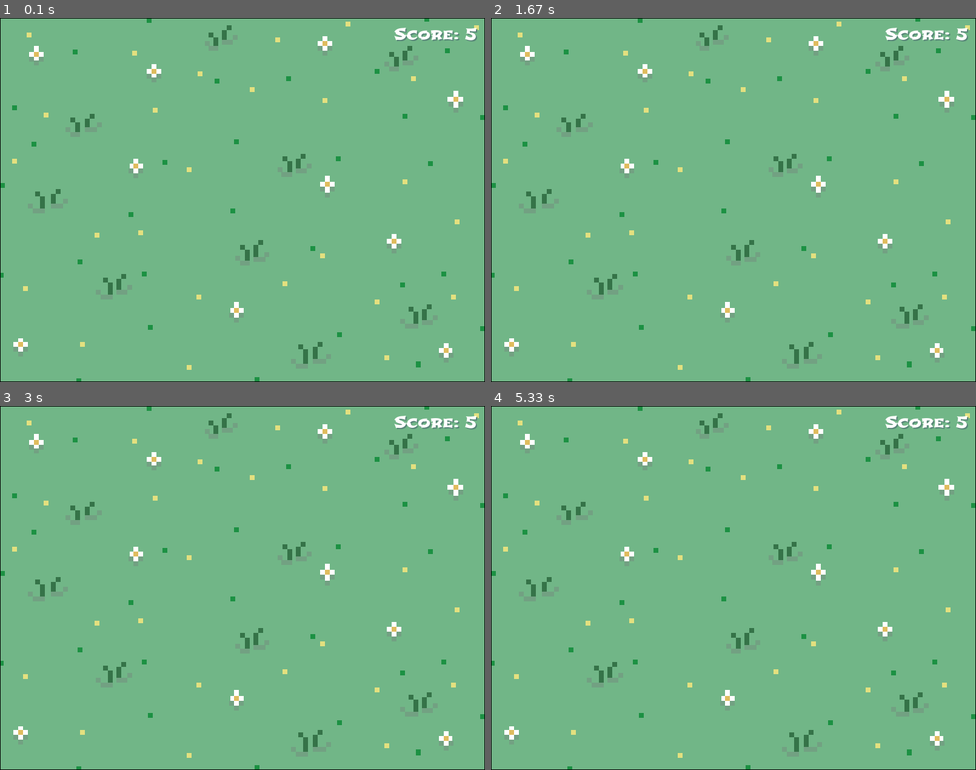
Above: before the commit, frames 1-4 (two rows, left to right).
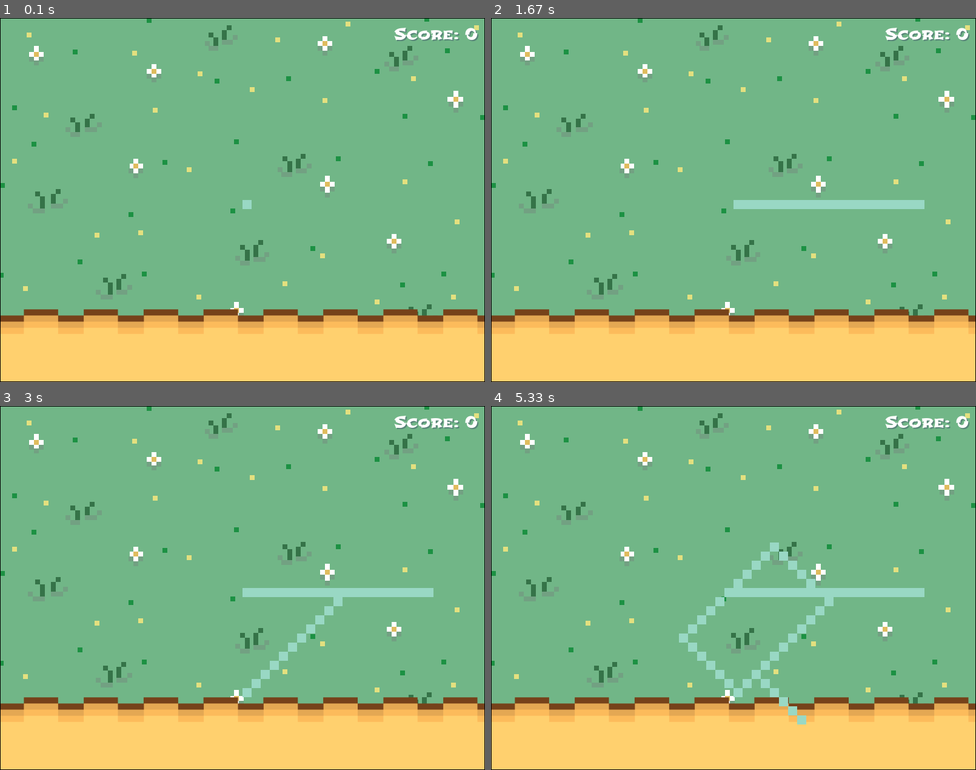
Above: after the commit, the same moments.

Repository: jocelyn-chang/digit-dynasty
Game: pygame game, started from SnakeGame.py
Same seed, same stepped clock (60 frames per second), same inputs: the game is played once before the commit and once after it.
Inputs:
- Up to frame 1 (0.1 s): no input
- Up to frame 2 (1.67 s): hold Right 0.33-0.8 s; hold Up 0.83-1.13 s; hold Right 1.17-1.63 s
- Up to frame 3 (3 s): hold Left 1.67-2.2 s; hold Down 2.23-2.53 s; hold Left 2.57-2.97 s
- Up to frame 4 (5.33 s): hold Up 3-3.37 s; hold Right 3.4-4.03 s; hold Down 4.07-4.43 s; hold Left 4.47-4.93 s; hold Right from 4.97 s (still down)

The runs differ from the first frame. In frame 1, 19% of the frame differs, in the area x 0-100%, y 2-100%; in frame 2, 20%; in frame 3, 21%; in frame 4, 22%.

Commit message:
Slightly flawed edition of snake game

Diff:
--- a/SnakeGame.py
+++ b/SnakeGame.py
@@ -10,6 +10,8 @@
 screen = pygame.display.set_mode((SCREEN_WIDTH, SCREEN_HEIGHT))
 pygame.display.set_caption('SNAKE GAME')
 BACKGROUND = pygame.image.load("images/snakegamebg.png")
+
+clock = pygame.time.Clock()
 
 # Main Colours
 gold1 = (230, 224, 174)
@@ -29,29 +31,99 @@
 black = (0, 0, 0)
 white = (255, 255, 255)
 
-snake_block = 10
+snake_block = 15
 snake_speed = 15
 
 font_style = pygame.font.Font("fonts/Shojumaru-Regular.ttf", 25)
 
 def current_score(score):
+  # shadow text
   shadow = font_style.render("Score: " + str(score), True, green4)
   screen.blit(shadow, [652, 12])
 
+  # main text
   main = font_style.render("Score: " + str(score), True, white)
   screen.blit(main, [650, 10])
 
-run = True
-while run:
+def snake(snake_block, snake_list):
+  for i in snake_list:
+    pygame.draw.rect(screen, green2, [i[0], i[1], snake_block, snake_block])
 
-  for event in pygame.event.get():
-    if event.type == pygame.QUIT:
-      run = False
+def game():
+  run = True
+  end = False
 
-      # Draw the background image onto the screen
-  screen.blit(BACKGROUND, (0, 0))
-  current_score(5)
-  # Update the display
-  pygame.display.flip()
+  x1 = SCREEN_WIDTH / 2
+  y1 = SCREEN_HEIGHT /2
 
-pygame.quit()
+  x1_change = 0
+  y1_change = 0
+
+  snake_list = []
+  snake_len = 1
+
+  foodx = round(random.randrange(0, SCREEN_WIDTH - snake_block) / 10.0) * 10.0
+  foody = round(random.randrange(0, SCREEN_WIDTH - snake_block) / 10.0) * 10.0
+
+  while run:
+    # when player loses
+    while end == True:
+      print("poop")
+
+    screen.blit(BACKGROUND, (0, 0))
+
+    for event in pygame.event.get():
+      if event.type == pygame.KEYDOWN:
+          if event.key == pygame.K_LEFT:
+            if snake_block >= snake_block:
+              x1_change = -snake_block
+          elif event.key == pygame.K_RIGHT:
+            if snake_block < SCREEN_WIDTH - snake_block:
+              x1_change = snake_block
+          elif event.key == pygame.K_UP:
+            if y1_change >= snake_block:
+              y1_change = -snake_block
+          elif event.key == pygame.K_DOWN:
+            if y1_change < SCREEN_HEIGHT - snake_block:
+              y1_change = snake_block
+
+    x1 += x1_change
+    y1 += y1_change
+
+    snake_list.append([x1, y1])
+
+    # if len(snake_list) > snake_len:
+    #   del snake_list
+
+    snake(snake_block, snake_list)
+
+    current_score(snake_len - 1)
+
+    pygame.display.flip()
+
+    if x1 == foodx and y1 == foody:
+      foodx = round(random.randrange(0, SCREEN_WIDTH - snake_block) / 10.0) * 10.0
+      foody = round(random.randrange(0, SCREEN_WIDTH - snake_block) / 10.0) * 10.0
+
+      snake_len += 1
+
+    clock.tick(snake_speed)
+  pygame.quit()
+
+game()
+# run = True
+# while run:
+
+#   for event in pygame.event.get():
+#     if event.type == pygame.QUIT:
+#       run = False
+
+#   # Draw the background image onto the screen
+#   screen.blit(BACKGROUND, (0, 0))
+#   # testing
+#   current_score(5)
+#   snake(snake_block, [[300, 300], [315, 300]])
+#   # Update the display
+#   pygame.display.flip()
+
+# pygame.quit()
Binary file added: images/orangea.png
Binary file added: images/orangeb.png
Binary file added: images/orangec.png
Binary file added: images/oranged.png
Binary file changed: images/snakegamebg.png
